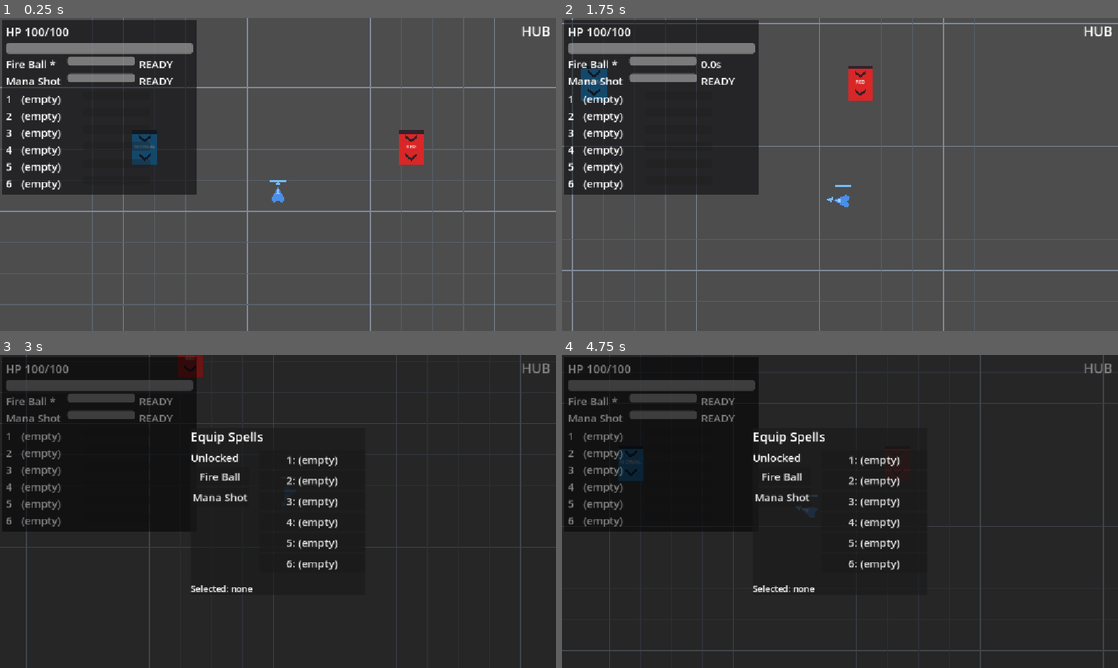
Above: before the commit, frames 1-4 (two rows, left to right).
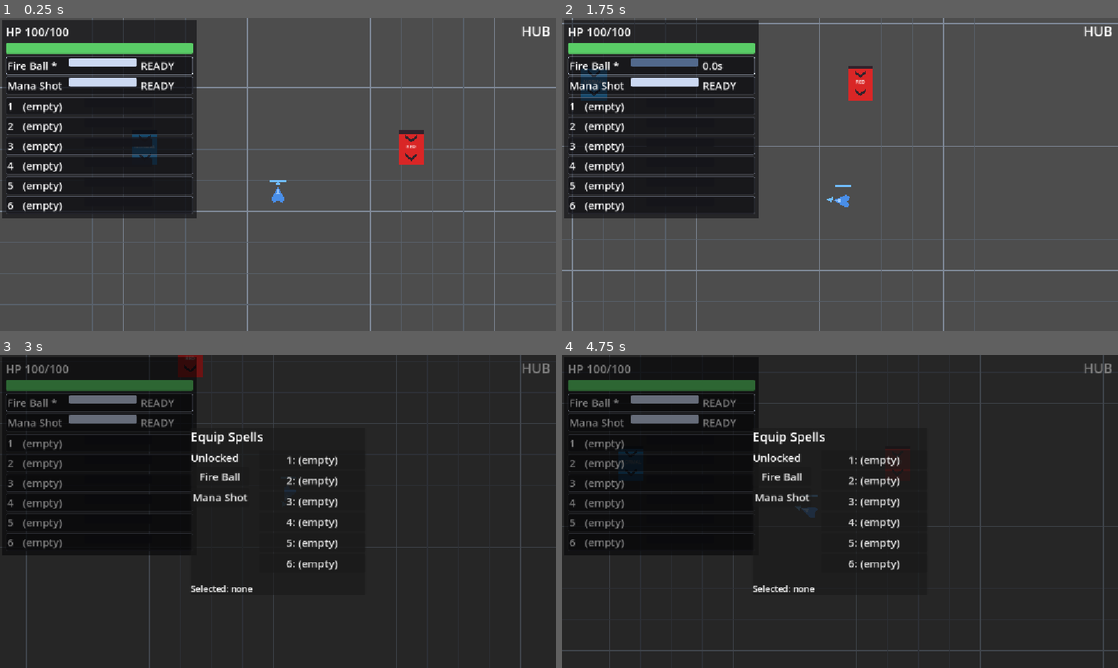
Above: after the commit, the same moments.

Repository: BestestGameStudio/gangU
Game: Godot game, scene res://scenes/main.tscn
The game is run twice, just before and just after one commit, with the same random seed, the same clock (stepped at 60 frames per second) and the same inputs.
Inputs (mouse positions are in pixels of both pictures, inside the frame that each line leads up to):
- Up to frame 1 (0.25 s): no input
- Up to frame 2 (1.75 s): tap Enter at 0.5 s; move the mouse to (962, 158) at 0.52 s; hold D (move_right) 0.53-1.28 s; hold Space (cast) 0.53-1.28 s; move the mouse to (728, 190) at 1.27 s; hold S (move_down) from 1.28 s (still down); tap Space (cast) at 1.35 s
- Up to frame 3 (3 s): move the mouse to (333, 442) at 2.02 s; release S (move_down) at 2.03 s; hold D (move_right) 2.03-2.78 s; hold Tab (equip_panel) 2.03-2.78 s; tap Space (cast) at 2.3 s; move the mouse to (250, 574) at 2.77 s; hold W (move_up) from 2.78 s (still down); tap 1 at 2.85 s
- Up to frame 4 (4.75 s): tap Space (cast) at 3.05, 4.35 s; move the mouse to (1006, 558) at 3.52 s; release W (move_up) at 3.53 s; hold Space (cast) 3.53-4.28 s; hold A (move_left) from 3.53 s (still down); tap Enter at 3.6 s; move the mouse to (673, 464) at 4.27 s

The runs differ from the first frame. In frame 1, 7.9% of the frame differs, in the area x 0-36%, y 8-64%; in frame 2, 7.7%; in frame 3, 5.6%; in frame 4, 5.9%.

Commit message:
[93] HUD visual identity (#114)
* [93] HUD HP bar track/fill styling (draft)

Added style resources for HP bar with dark track and green fill, including corner radius settings. Updated HPBar node to use new theme styles.

* [93] HUD row frames + state colors (draft)

Updated HUD script to implement flat styleboxes for visual identity and improved state tracking for spell slots.

* [93] deferred plate re-mask after row adds (draft)

Call _update_plate deferred after adding spell and slot rows to avoid HUD clipping.

* [93] HUD visual harness (draft)

This script implements a HUD visual identity harness for testing the presentation layer of the game, including health state colors and spell row frames.

* [93] harness uid sidecar (draft)

Diff:
--- a/scenes/hud.tscn
+++ b/scenes/hud.tscn
@@ -1,6 +1,22 @@
-[gd_scene load_steps=2 format=3 uid="uid://bgangu6hud"]
+[gd_scene load_steps=4 format=3 uid="uid://bgangu6hud"]
 
 [ext_resource type="Script" path="res://scripts/hud.gd" id="1_hud"]
+
+; #93: HP bar readability - dark flat track + green fill (state color shifts
+; to amber/red at low fractions are applied in hud.gd _on_health_changed).
+[sub_resource type="StyleBoxFlat" id="HPTrack"]
+bg_color = Color(0.08, 0.08, 0.1, 0.9)
+corner_radius_top_left = 3
+corner_radius_top_right = 3
+corner_radius_bottom_right = 3
+corner_radius_bottom_left = 3
+
+[sub_resource type="StyleBoxFlat" id="HPFill"]
+bg_color = Color(0.35, 0.8, 0.4, 1)
+corner_radius_top_left = 3
+corner_radius_top_right = 3
+corner_radius_bottom_right = 3
+corner_radius_bottom_left = 3
 
 [node name="HUD" type="CanvasLayer"]
 script = ExtResource("1_hud")
@@ -24,6 +40,8 @@
 [node name="HPBar" type="ProgressBar" parent="Root"]
 custom_minimum_size = Vector2(260, 22)
 layout_mode = 2
+theme_override_styles/background = SubResource("HPTrack")
+theme_override_styles/fill = SubResource("HPFill")
 show_percentage = false
 
 [node name="ObjectiveLabel" type="Label" parent="Root"]
--- a/scripts/hud.gd
+++ b/scripts/hud.gd
@@ -63,8 +63,55 @@
 
 ## #10 slots slice (C): built only when the pinned slot API is present.
 const PLATE_PAD := 8.0
+## #93 visual identity: flat code-drawn styleboxes (no assets), neutral
+## decoration + readable state colors. Labels, texts and data are unchanged.
+const HP_GREEN := Color(0.35, 0.8, 0.4, 1.0)
+const HP_AMBER := Color(0.95, 0.75, 0.25, 1.0)
+const HP_RED := Color(0.9, 0.3, 0.25, 1.0)
+const HP_AMBER_FRAC := 0.5
+const HP_RED_FRAC := 0.25
+const BAR_TRACK := Color(0.08, 0.08, 0.1, 0.9)
+const BAR_READY := Color(0.8, 0.85, 0.95, 1.0)
+const BAR_COOLING := Color(0.35, 0.45, 0.6, 0.9)
+const FRAME_BG := Color(0.05, 0.05, 0.07, 0.55)
+const FRAME_EQUIPPED := Color(0.85, 0.9, 1.0, 0.9)
+const FRAME_ASSIGNED := Color(0.75, 0.8, 0.9, 0.8)
+const FRAME_DIM := Color(0.45, 0.48, 0.55, 0.6)
+const FRAME_EMPTY := Color(0.4, 0.42, 0.48, 0.6)
 var _slots_supported := false
-var _slot_widgets: Array = [] ## [{key,name,bar,state}] x 6
+var _slot_widgets: Array = [] ## [{frame,key,name,bar,state,cooling}] x 6
+var _style_track: StyleBoxFlat
+var _style_ready: StyleBoxFlat
+var _style_cooling: StyleBoxFlat
+var _frame_cache := {} ## border Color -> StyleBoxFlat
+
+func _bar_style(c: Color) -> StyleBoxFlat:
+	var sb := StyleBoxFlat.new()
+	sb.bg_color = c
+	for corner in ["corner_radius_top_left", "corner_radius_top_right", "corner_radius_bottom_right", "corner_radius_bottom_left"]:
+		sb.set(corner, 3)
+	return sb
+
+func _frame_style(border: Color) -> StyleBoxFlat:
+	if _frame_cache.has(border):
+		return _frame_cache[border]
+	var sb := StyleBoxFlat.new()
+	sb.bg_color = FRAME_BG
+	sb.border_color = border
+	for side in ["border_width_left", "border_width_top", "border_width_right", "border_width_bottom"]:
+		sb.set(side, 1)
+	for corner in ["corner_radius_top_left", "corner_radius_top_right", "corner_radius_bottom_right", "corner_radius_bottom_left"]:
+		sb.set(corner, 3)
+	for m in ["content_margin_left", "content_margin_top", "content_margin_right", "content_margin_bottom"]:
+		sb.set(m, 3.0)
+	_frame_cache[border] = sb
+	return sb
+
+func _apply_bar_state(bar: ProgressBar, cooling: bool) -> void:
+	if _style_ready == null:
+		return
+	bar.add_theme_stylebox_override("background", _style_track)
+	bar.add_theme_stylebox_override("fill", _style_cooling if cooling else _style_ready)
 
 func _ready() -> void:
 	if player_path != NodePath(""):
@@ -75,6 +122,9 @@
 		push_warning("HUD: no player found (player_path unset, no 'player' group); HUD idle.")
 		return
 	_caster = _player.get_node_or_null("SpellCaster") as SpellCaster
+	_style_track = _bar_style(BAR_TRACK)
+	_style_ready = _bar_style(BAR_READY)
+	_style_cooling = _bar_style(BAR_COOLING)
 	_player.health_changed.connect(_on_health_changed)
 	_player.died.connect(_on_player_died)
 	_on_health_changed(_player.hp, _player.max_hp)
@@ -97,8 +147,11 @@
 				_caster.slot_cleared.connect(func(_i): _update_slot_rows())
 
 func _add_spell_row(spell: Spell) -> void:
+	var frame := PanelContainer.new() # #93: flat border frame; border highlights equipped
+	frame.add_theme_stylebox_override("panel", _frame_style(FRAME_DIM))
 	var row := HBoxContainer.new()
 	row.add_theme_constant_override("separation", 8)
+	frame.add_child(row)
 	var name_label := Label.new()
 	name_label.add_theme_font_size_override("font_size", 22)
 	name_label.custom_minimum_size = Vector2(120, 0)
@@ -113,13 +166,18 @@
 	row.add_child(name_label)
 	row.add_child(bar)
 	row.add_child(state)
-	_spell_rows_box.add_child(row)
-	_spell_rows[spell] = {"name": name_label, "bar": bar, "state": state}
+	_apply_bar_state(bar, false) # #93: track + READY fill at build
+	_spell_rows_box.add_child(frame)
+	_spell_rows[spell] = {"name": name_label, "bar": bar, "state": state, "frame": frame, "cooling": false, "equipped": false}
+	_update_plate.call_deferred() # #93: settle containers, then re-mask (avoids one-frame gate/HUD clip)
 
 func _build_slot_rows() -> void:
 	for i in 6:
+		var frame := PanelContainer.new() # #93: flat border frame; border shows assigned vs empty
+		frame.add_theme_stylebox_override("panel", _frame_style(FRAME_EMPTY))
 		var row := HBoxContainer.new()
 		row.add_theme_constant_override("separation", 8)
+		frame.add_child(row)
 		var key_label := Label.new()
 		key_label.add_theme_font_size_override("font_size", 22)
 		key_label.custom_minimum_size = Vector2(24, 0)
@@ -139,8 +197,10 @@
 		row.add_child(name_label)
 		row.add_child(bar)
 		row.add_child(state)
-		_slot_rows_box.add_child(row)
-		_slot_widgets.append({"key": key_label, "name": name_label, "bar": bar, "state": state})
+		_apply_bar_state(bar, false) # #93: track + READY fill at build
+		_slot_rows_box.add_child(frame)
+		_slot_widgets.append({"frame": frame, "key": key_label, "name": name_label, "bar": bar, "state": state, "cooling": false})
+	_update_plate.call_deferred()
 
 func _update_slot_rows() -> void:
 	# Freed-instance safe: the caster can die with the run (reload rebuilds
@@ -159,6 +219,10 @@
 			w["name"].text = "(empty)"
 			w["bar"].value = 0.0
 			w["state"].text = ""
+			w["frame"].add_theme_stylebox_override("panel", _frame_style(FRAME_EMPTY))
+			if w["cooling"]:
+				w["cooling"] = false
+				_apply_bar_state(w["bar"], false)
 			continue
 		var rem: float = _caster.cooldown_remaining(spell)
 		var frac := 1.0
@@ -167,6 +231,11 @@
 		w["name"].text = spell.spell_name
 		w["bar"].value = frac
 		w["state"].text = "READY" if rem <= 0.0 else "%.1fs" % rem
+		w["frame"].add_theme_stylebox_override("panel", _frame_style(FRAME_ASSIGNED))
+		var cooling := rem > 0.0
+		if cooling != w["cooling"]:
+			w["cooling"] = cooling
+			_apply_bar_state(w["bar"], cooling)
 
 func _process(delta: float) -> void:
 	_update_objective(delta)
@@ -188,11 +257,26 @@
 		row["name"].text = s.spell_name + (" *" if s == _caster.equipped_spell else "") + up_arrow
 		row["bar"].value = frac
 		row["state"].text = "READY" if rem <= 0.0 else "%.1fs" % rem
+		var cooling := rem > 0.0
+		if cooling != row["cooling"]:
+			row["cooling"] = cooling
+			_apply_bar_state(row["bar"], cooling)
+		var equipped: bool = s == _caster.equipped_spell
+		if equipped != row["equipped"]:
+			row["equipped"] = equipped
+			row["frame"].add_theme_stylebox_override("panel", _frame_style(FRAME_EQUIPPED if equipped else FRAME_DIM))
 
 func _on_health_changed(current: int, max_hp: int) -> void:
 	_hp_label.text = "HP %d/%d" % [current, max_hp]
 	_hp_bar.max_value = max_hp
 	_hp_bar.value = current
+	# #93: HP state color - green -> amber -> red as the fraction drops.
+	var fill := _hp_bar.get_theme_stylebox("fill") as StyleBoxFlat
+	if fill != null:
+		var frac := 0.0
+		if max_hp > 0:
+			frac = clampf(float(current) / float(max_hp), 0.0, 1.0)
+		fill.bg_color = HP_GREEN if frac > HP_AMBER_FRAC else (HP_AMBER if frac > HP_RED_FRAC else HP_RED)
 
 func _on_player_died() -> void:
 	# Run restart is #6's job; the HUD only reflects the death state.
--- /dev/null
+++ b/scripts/test93_hud_visual.gd
@@ -0,0 +1,189 @@
+extends SceneTree
+## #93 HUD visual identity harness. Fixture: stub Player + stub SpellCaster
+## (typed subclasses so the HUD's `as Player` / `as SpellCaster` casts pass;
+## _ready overrides skip gameplay wiring). Asserts the #93 presentation layer:
+## HP state colors, spell-row frames + equipped border, READY/cooling bar
+## fills, slot frames, backward-compat slot fallback, and that all labels /
+## data strings are preserved. Decor legs FAIL on old main (no styling).
+class StubPlayer extends Player:
+	var start_hp := 80
+	var start_max := 100
+	func _ready() -> void:
+		hp = start_hp
+		max_hp = start_max
+	func _process(_delta: float) -> void:
+		pass # skip gameplay wiring
+	func _init() -> void:
+		# player.gd @onready lookups run even with _ready overridden.
+		var aim := Node2D.new()
+		aim.name = "AimIndicator"
+		add_child(aim)
+		var bod := Polygon2D.new()
+		bod.name = "Body"
+		add_child(bod)
+
+class StubCaster extends SpellCaster:
+	var fake_slots: Array[Spell] = []
+	var cooling := {}
+	func _ready() -> void:
+		pass # skip gameplay wiring
+	func _process(_delta: float) -> void:
+		pass # skip input polling (no InputMap actions headless)
+	func cooldown_remaining(spell: Spell) -> float:
+		return float(cooling.get(spell, 0.0))
+	func get_slots() -> Array[Spell]:
+		return fake_slots
+
+class StubCasterNoSlots extends SpellCaster:
+	func _ready() -> void:
+		pass
+	func _process(_delta: float) -> void:
+		pass
+
+var failures := 0
+func _check(ok: bool, label: String) -> void:
+	if ok:
+		print("[93] ", label, " -> PASS")
+	else:
+		failures += 1
+		print("[93] ", label, " -> FAIL")
+
+func _spell(n: String, cd: float) -> Spell:
+	var s := Spell.new()
+	s.spell_name = n
+	s.cooldown = cd
+	return s
+
+func _frames(box: VBoxContainer) -> Array:
+	return box.get_children().filter(func(c): return c is PanelContainer)
+
+func _border_of(frame: PanelContainer) -> Color:
+	var sb := frame.get_theme_stylebox("panel") as StyleBoxFlat
+	return sb.border_color if sb != null else Color(-1, -1, -1)
+
+func _fill_of(bar: ProgressBar) -> Color:
+	var sb := bar.get_theme_stylebox("fill") as StyleBoxFlat
+	return sb.bg_color if sb != null else Color(-1, -1, -1)
+
+const C_GREEN := Color(0.35, 0.8, 0.4, 1.0)
+const C_AMBER := Color(0.95, 0.75, 0.25, 1.0)
+const C_RED := Color(0.9, 0.3, 0.25, 1.0)
+const C_READY := Color(0.8, 0.85, 0.95, 1.0)
+const C_COOLING := Color(0.35, 0.45, 0.6, 0.9)
+const C_EQUIPPED := Color(0.85, 0.9, 1.0, 0.9)
+const C_DIM := Color(0.45, 0.48, 0.55, 0.6)
+const C_ASSIGNED := Color(0.75, 0.8, 0.9, 0.8)
+const C_EMPTY := Color(0.4, 0.42, 0.48, 0.6)
+
+func _initialize() -> void:
+	var hud_scene: PackedScene = load("res://scenes/hud.tscn")
+	var player := StubPlayer.new()
+	player.add_to_group("player")
+	root.add_child(player)
+	var caster := StubCaster.new()
+	caster.name = "SpellCaster"
+	player.add_child(caster)
+	var a := _spell("AlphaBolt", 1.0)
+	var b := _spell("BetaBolt", 2.0)
+	caster.spells = [a, b]
+	caster.cooling[b] = 0.4
+	caster.fake_slots = [a, null, b, null, null, null]
+	# equipped: SpellCaster.equipped_spell is a getter over slots/equip index;
+	# the fixture leaves it whatever the base returns - the * marker and frame
+	# leg below only require a consistent comparison target.
+	var hud := hud_scene.instantiate()
+	root.add_child(hud)
+	for i in range(5):
+		await process_frame
+
+	# (0) preserved structure.
+	_check(hud.get_node_or_null("Root/HPLabel") is Label, "(0) HPLabel preserved")
+	_check(hud.get_node_or_null("Root/HPBar") is ProgressBar, "(0) HPBar preserved")
+	_check(hud.get_node_or_null("Root/ObjectiveLabel") is Label, "(0) ObjectiveLabel preserved")
+	_check(hud.get_node_or_null("Root/SpellRows") is VBoxContainer, "(0) SpellRows preserved")
+	_check(hud.get_node_or_null("Root/SlotRows") is VBoxContainer, "(0) SlotRows preserved")
+
+	# (f) labels/data preserved.
+	var hp_label := hud.get_node("Root/HPLabel") as Label
+	_check(hp_label.text == "HP 80/100", "(f) HP label data preserved (got '%s')" % hp_label.text)
+
+	# (a) HP bar custom styling + state colors.
+	var hp_bar := hud.get_node("Root/HPBar") as ProgressBar
+	_check(hp_bar.get_theme_stylebox("background") is StyleBoxFlat, "(a) HP track StyleBoxFlat")
+	_check(hp_bar.get_theme_stylebox("fill") is StyleBoxFlat, "(a) HP fill StyleBoxFlat")
+	_check(_fill_of(hp_bar) == C_GREEN, "(a) HP green at 80 percent")
+	player.hp = 40
+	player.health_changed.emit(40, 100)
+	_check(_fill_of(hp_bar) == C_AMBER, "(a) HP amber at 40 percent")
+	player.hp = 20
+	player.health_changed.emit(20, 100)
+	_check(_fill_of(hp_bar) == C_RED, "(a) HP red at 20 percent")
+	player.hp = 80
+	player.health_changed.emit(80, 100)
+	_check(_fill_of(hp_bar) == C_GREEN, "(a) HP back to green at 80 percent")
+
+	# (c) spell row frames + equipped border state.
+	var srows := hud.get_node("Root/SpellRows") as VBoxContainer
+	var sframes := _frames(srows)
+	_check(sframes.size() == 2, "(c) 2 spell row frames (got %d)" % sframes.size())
+	if sframes.size() == 2:
+		var borders := [_border_of(sframes[0]), _border_of(sframes[1])]
+		var eq := caster.equipped_spell
+		var expect0 := C_EQUIPPED if eq == a else C_DIM
+		var expect1 := C_EQUIPPED if eq == b else C_DIM
+		_check(borders[0] == expect0 and borders[1] == expect1,
+			"(c) equipped border state (eq=%s got %s vs %s)" % [str(eq != null), str(borders[0]), str(borders[1])])
+
+	# (d) READY vs cooling bar fills, and swap on state change.
+	if sframes.size() == 2:
+		var bars: Array = []
+		for f in sframes:
+			bars.append(f.find_children("*", "ProgressBar", true, false)[0])
+		_check(_fill_of(bars[0]) == C_READY, "(d) AlphaBolt READY fill")
+		_check(_fill_of(bars[1]) == C_COOLING, "(d) BetaBolt cooling fill")
+		caster.cooling.erase(b)
+		caster.cooling[a] = 0.5
+		for i in range(3):
+			await process_frame
+		_check(_fill_of(bars[0]) == C_COOLING, "(d) AlphaBolt fill swaps to cooling")
+		_check(_fill_of(bars[1]) == C_READY, "(d) BetaBolt fill swaps to READY")
+
+	# (e) slot frames assigned vs empty + labels.
+	var slots_box := hud.get_node("Root/SlotRows") as VBoxContainer
+	var slframes := _frames(slots_box)
+	_check(slframes.size() == 6, "(e) 6 slot frames (got %d)" % slframes.size())
+	if slframes.size() == 6:
+		_check(_border_of(slframes[0]) == C_ASSIGNED, "(e) slot 1 assigned border")
+		_check(_border_of(slframes[1]) == C_EMPTY, "(e) slot 2 empty border")
+		_check(_border_of(slframes[2]) == C_ASSIGNED, "(e) slot 3 assigned border")
+		_check(_border_of(slframes[5]) == C_EMPTY, "(e) slot 6 empty border")
+		var labels: Array = slframes[1].find_children("*", "Label", true, false)
+		var empty_text := false
+		for l in labels:
+			if l.text == "(empty)":
+				empty_text = true
+		_check(empty_text, "(e) empty slot label preserved")
+
+	# (g) backward-compat: a caster without the slot override still builds rows.
+	var player2 := StubPlayer.new()
+	player2.add_to_group("player")
+	root.add_child(player2)
+	var caster2 := StubCasterNoSlots.new()
+	caster2.name = "SpellCaster"
+	player2.add_child(caster2)
+	var hud2 := hud_scene.instantiate()
+	hud2.player_path = player2.get_path() # absolute: resolves once hud2 enters the tree
+	root.add_child(hud2)
+	for i in range(5):
+		await process_frame
+	_check(true, "(g) base-API caster mounted with no errors (see error count)")
+
+	# (h) plate tracks the new occupied rect: reserved_rect covers every frame.
+	var rr: Rect2 = hud.reserved_rect()
+	var covered := rr.has_area()
+	for f in _frames(hud.get_node("Root/SpellRows")) + _frames(hud.get_node("Root/SlotRows")):
+		covered = covered and rr.encloses(f.get_global_rect().grow(-1.0))
+	_check(covered, "(h) reserved_rect covers all row frames after settle")
+
+	print("[93] DONE failures=%d" % failures)
+	quit(1 if failures > 0 else 0)
Not shown, added: scripts/test93_hud_visual.gd.uid
